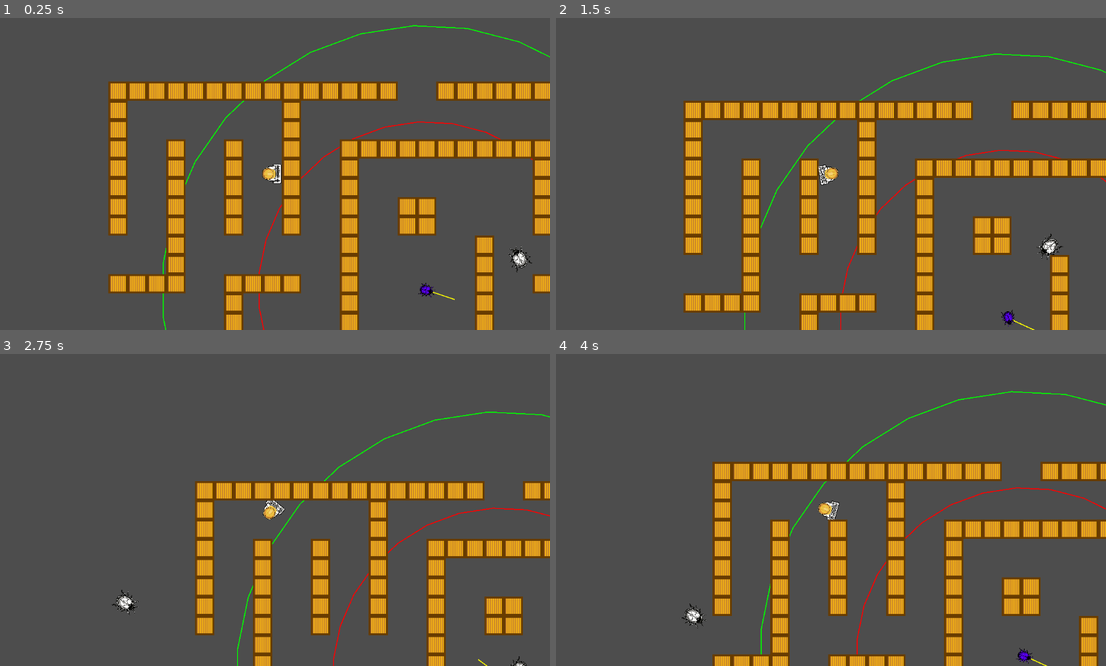
Above: before the commit, frames 1-4 (two rows, left to right).
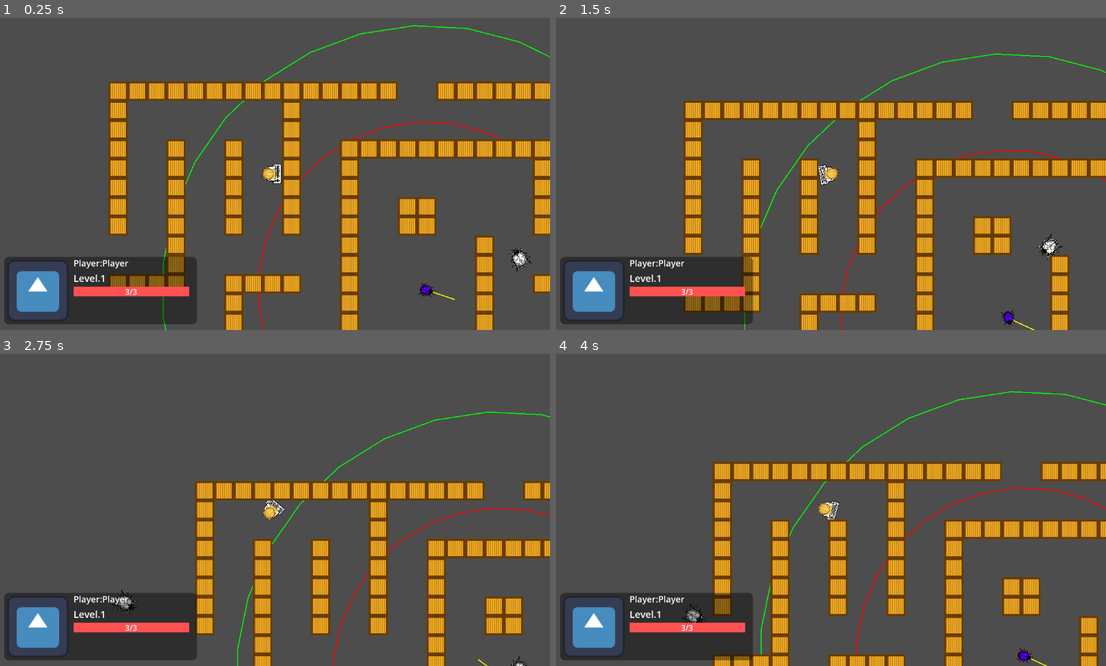
Above: after the commit, the same moments.

Repository: exiayyg/test
Game: Godot game, scene res://Scenes/Levels/test_level.tscn
Same seed, same stepped clock (60 frames per second), same inputs: the game is played once before the commit and once after it. The engine's default icon, where the game draws it, is replaced by a stand-in: a white triangle on a blue panel in a dark square.
Inputs (mouse positions are in pixels of both pictures, inside the frame that each line leads up to):
- Up to frame 1 (0.25 s): no input
- Up to frame 2 (1.5 s): move the mouse to (952, 158) at 0.52 s; press the mouse at (952, 158) at 0.53 s; hold D (Right) 0.53-1.28 s; move the mouse to (715, 189) at 1.27 s; release the mouse at (715, 189) at 1.28 s; hold S (Down) from 1.28 s (still down); click (715, 189) at 1.35 s
- Up to frame 3 (2.75 s): move the mouse to (330, 441) at 2.02 s; release S (Down) at 2.03 s; press the mouse at (330, 441) at 2.03 s; hold D (Right) from 2.03 s (still down)
- Up to frame 4 (4 s): move the mouse to (798, 572) at 2.77 s; release D (Right) at 2.78 s; release the mouse at (798, 572) at 2.78 s; hold W (Up) 2.78-3.53 s; click (798, 572) at 2.85 s; move the mouse to (996, 556) at 3.52 s; press the mouse at (996, 556) at 3.53 s; hold A (Left) from 3.53 s (still down)

The runs differ from the first frame. In frame 1, 6.5% of the frame differs, in the area x 0-36%, y 76-99%; in frame 2, 6.5%; in frame 3, 6.5%; in frame 4, 6.5%.

Commit message:
在关卡中添加hud，显示玩家信息

Diff:
--- a/Scenes/Levels/test_level.tscn
+++ b/Scenes/Levels/test_level.tscn
@@ -1,10 +1,11 @@
-[gd_scene load_steps=9 format=4 uid="uid://dpk0loj7y6sj3"]
+[gd_scene load_steps=10 format=4 uid="uid://dpk0loj7y6sj3"]
 
 [ext_resource type="PackedScene" uid="uid://doix4tmk08j2l" path="res://Scenes/characters/player.tscn" id="1_7t06c"]
 [ext_resource type="Script" uid="uid://d1aoemn1hr250" path="res://Scripts/Levels/test_level.gd" id="1_b07c4"]
 [ext_resource type="Texture2D" uid="uid://cvm2baoioe7ga" path="res://Assets/tile/wall.png" id="2_npfmg"]
 [ext_resource type="PackedScene" uid="uid://cj8rug5ml2gcv" path="res://Scenes/characters/Enemies/normal_enemy.tscn" id="3_2ytpj"]
 [ext_resource type="PackedScene" uid="uid://0wcttjmqkm8d" path="res://Scenes/characters/Enemies/Special_enemy.tscn" id="4_db73o"]
+[ext_resource type="PackedScene" uid="uid://bjq4yui5a6b1g" path="res://Scenes/UI/HUD/HUD.tscn" id="6_k8g1k"]
 
 [sub_resource type="TileSetAtlasSource" id="TileSetAtlasSource_k8g1k"]
 texture = ExtResource("2_npfmg")
@@ -56,5 +57,7 @@
 [node name="NavigationRegion2D" type="NavigationRegion2D" parent="."]
 navigation_polygon = SubResource("NavigationPolygon_npfmg")
 
+[node name="Hud" parent="." instance=ExtResource("6_k8g1k")]
+
 [connection signal="shoot_string" from="Player" to="." method="_on_player_shoot_string"]
 [connection signal="timeout" from="SpawnTimer" to="." method="_on_spawn_timer_timeout"]
--- a/Scenes/characters/player.tscn
+++ b/Scenes/characters/player.tscn
@@ -5,6 +5,21 @@
 
 [sub_resource type="CircleShape2D" id="CircleShape2D_yh67s"]
 radius = 40.1995
+
+[sub_resource type="Animation" id="Animation_5cv2o"]
+length = 0.001
+tracks/0/type = "value"
+tracks/0/imported = false
+tracks/0/enabled = true
+tracks/0/path = NodePath(".:modulate")
+tracks/0/interp = 1
+tracks/0/loop_wrap = true
+tracks/0/keys = {
+"times": PackedFloat32Array(0),
+"transitions": PackedFloat32Array(1),
+"update": 0,
+"values": [Color(1, 1, 1, 1)]
+}
 
 [sub_resource type="Animation" id="Animation_yh67s"]
 resource_name = "hurt"
@@ -19,21 +34,6 @@
 "transitions": PackedFloat32Array(1, 1, 1, 1, 1),
 "update": 0,
 "values": [Color(1, 1, 1, 1), Color(1, 0.22745098, 0.23137255, 1), Color(1, 1, 1, 1), Color(1, 0.22745098, 0.23137255, 1), Color(1, 1, 1, 1)]
-}
-
-[sub_resource type="Animation" id="Animation_5cv2o"]
-length = 0.001
-tracks/0/type = "value"
-tracks/0/imported = false
-tracks/0/enabled = true
-tracks/0/path = NodePath(".:modulate")
-tracks/0/interp = 1
-tracks/0/loop_wrap = true
-tracks/0/keys = {
-"times": PackedFloat32Array(0),
-"transitions": PackedFloat32Array(1),
-"update": 0,
-"values": [Color(1, 1, 1, 1)]
 }
 
 [sub_resource type="AnimationLibrary" id="AnimationLibrary_5cv2o"]
--- a/Scripts/Characters/player.gd
+++ b/Scripts/Characters/player.gd
@@ -2,7 +2,7 @@
 
 @export var speed: float = 200#玩家移动速度
 @export var direction: Vector2 = Vector2(0, 0)#玩家移动方向
-@export var health: float = 3#玩家生命值
+@export var health: int = 3#玩家生命值
 @onready var game_state = get_node("/root/Global")
 
 
@@ -45,6 +45,7 @@
 		print("player hurted", health)
 		can_hurt = false
 		$Timer_node/can_hurt_cooldown.start()
+		GameHUD.instance.update_health(health)
 	#玩家受伤逻辑
 
 #玩家移动逻辑
--- a/Scripts/Levels/test_level.gd
+++ b/Scripts/Levels/test_level.gd
@@ -6,11 +6,15 @@
 #预加载普通敌人场景
 @onready var player: CharacterBody2D = $Player
 
+@export var player_avater: Texture = preload("res://Assets/Player/player.png")
 #设置生成地图的边界
 @export var map_width: float = 1152.0
 @export var map_height: float =  648.0
 @export var spawn_margin: float = 50.0
 @export var map_center: Vector2 = Vector2(576, 324)
+
+func _ready() -> void:
+	GameHUD.instance.setup_player("Player", 1, 3)
 
 func _physics_process(_delta: float) -> void:
 	Global.player_position = player.global_position#实时更新玩家全局位置
